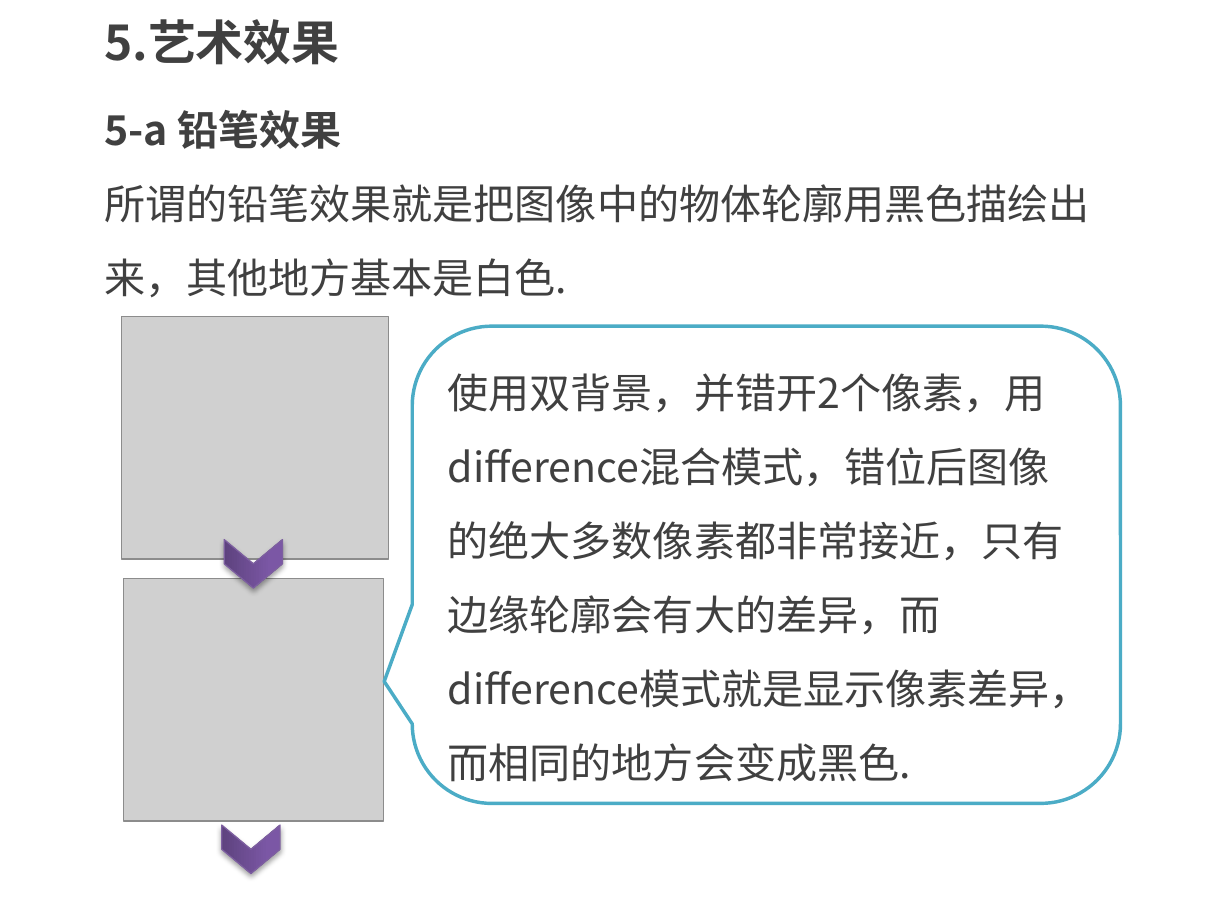
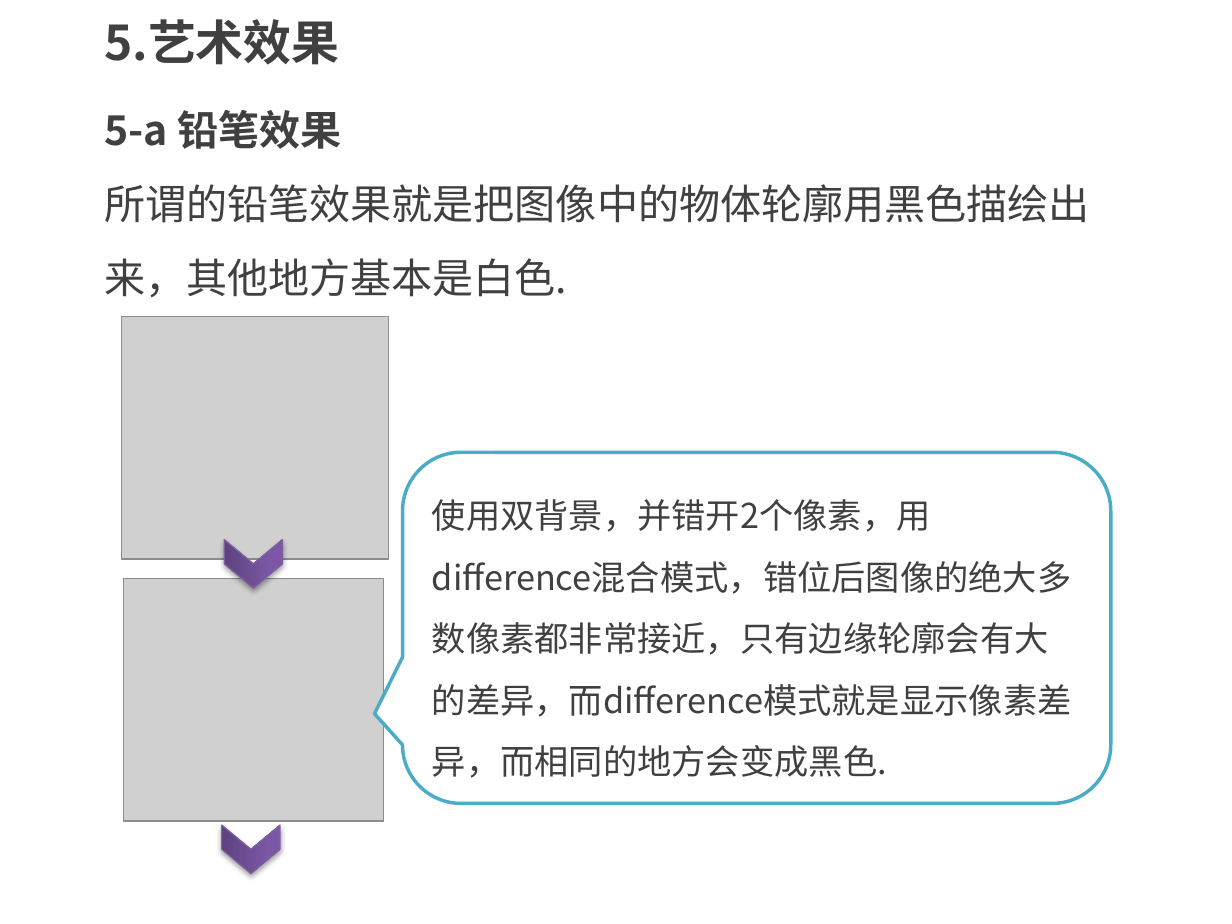
Before and after one commit to kong66/webAni, a slide deck: slide 17 of 35-css-filter/35.pptx. Drawn at 1232x924 pixels with LibreOffice and Linux fonts; fonts in the diff are those of the drawing; grey boxes stand for pictures. Boxes give left, top, right and bottom in pixels: in the first picture for what was removed or moved away, otherwise in the second. Text is boxed around its words. In the diff, an @@ line names an element or a change of style, - is before the commit and + after.

```diff
--- a/35-css-filter/35.pptx
+++ b/35-css-filter/35.pptx
@@ rounded speech box "使用双背景，并错开2个像素，用difference混合模式，错位后图像的绝大多数像素都非常接近，只有边缘轮廓会有大的差异 ...": place and size @@
-rounded speech box "使用双背景，并错开2个像素，用difference混合模式，错位后图像的绝大多数像素都非常接近，只有边缘轮廓会有大的差异 ..." at bbox=[413, 326, 1121, 803]
+rounded speech box "使用双背景，并错开2个像素，用difference混合模式，错位后图像的绝大多数像素都非常接近，只有边缘轮廓会有大的差异 ..." at bbox=[403, 452, 1111, 803]
@@ rounded speech box "使用双背景，并错开2个像素，用difference混合模式，错位后图像的绝大多数像素都非常接近，只有边缘轮廓会有大的差异 ..." at bbox=[403, 452, 1111, 803]: size 24 to 20 pt @@
```
Also in this commit, not shown: 4 other slides changed, 6 slides added, 2 other files.
